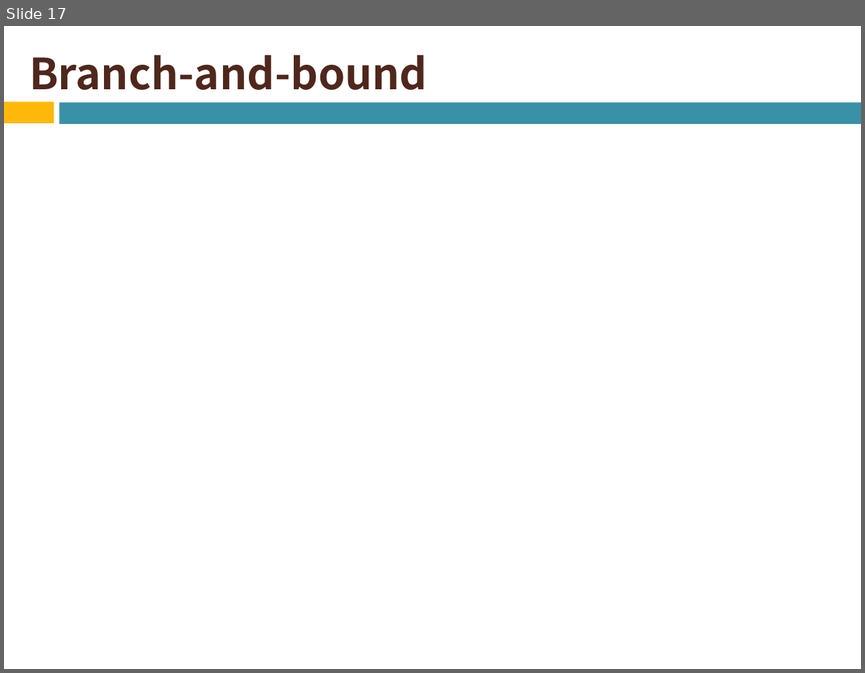
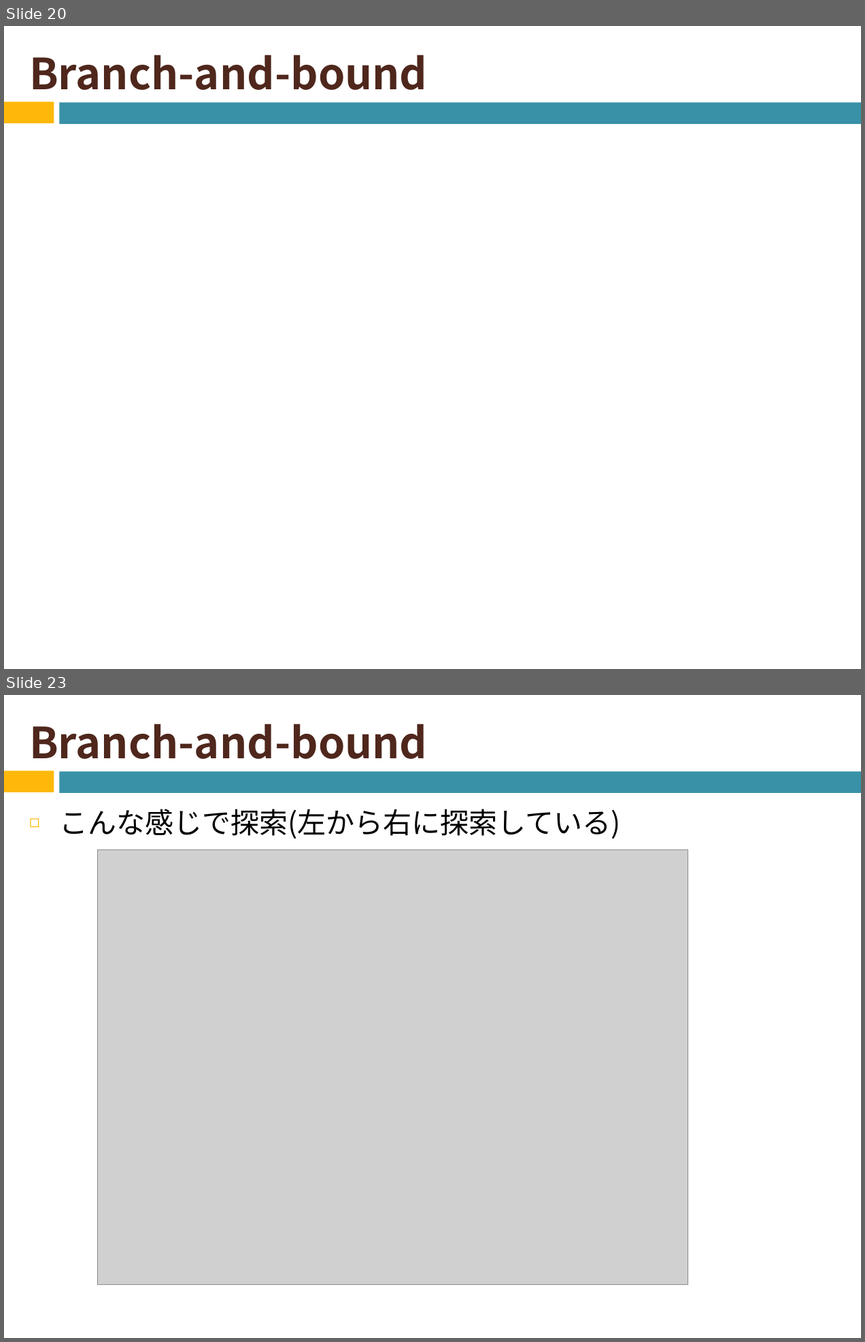
Before and after one commit to naruse-takamasa/seminar, a slide deck: CopingNPCompleteness.pptx. Shown one above the other, each under a label of ours: slide 17 before the commit, slides 20 and 23 after it; the slides between them are not shown. The pictures are 865x673 and 865x1342 pixels, drawn with LibreOffice and Linux fonts; fonts in the diff are those of the drawing; grey boxes stand for pictures. Boxes give left, top, right and bottom in pixels: in the first picture for what was removed or moved away, otherwise in the second. Text is boxed around its words. In the diff, an @@ line names an element or a change of style, - is before the commit and + after.

Commit message:
Branch-and-boundの節のスライドの追加

```diff
--- a/CopingNPCompleteness.pptx
+++ b/CopingNPCompleteness.pptx
@@ slide 23 added at [4,695,861,1338], background #FFFFFF; not listed: 2 template elements that a slide beside it also shows @@
@@ title added at [29,724,427,759], 36 pt, text #4F271C, bold @@
+Branch-and-bound
@@ text added at [59,809,620,838], 24 pt, text #000000 @@
+◻ こんな感じで探索(左から右に探索している)
@@ picture added at [97,850,687,1285] @@
@@ what was slide 17 is now slide 20 @@
```
Also in this commit, not shown: 7 other slides added, 3 other files.
